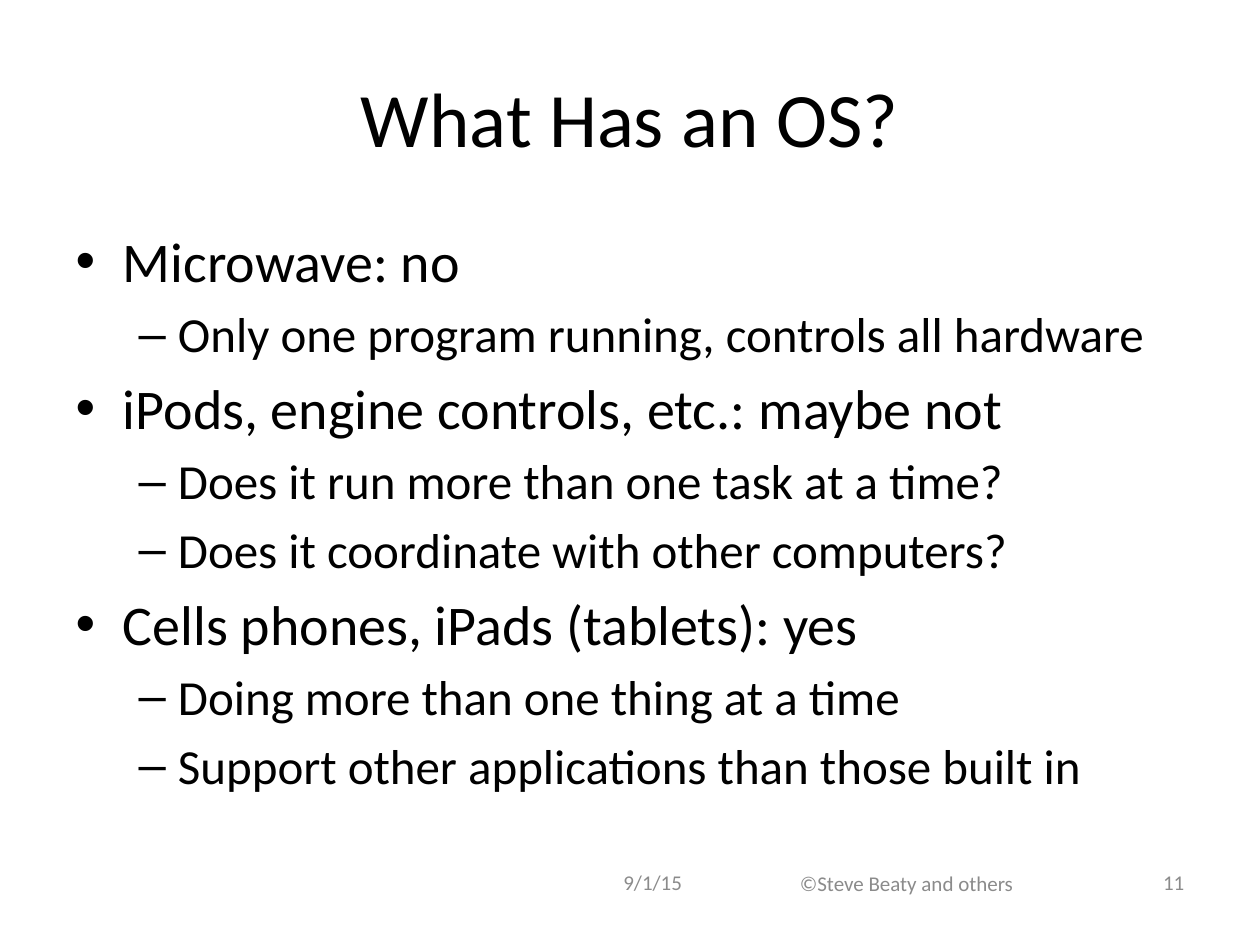
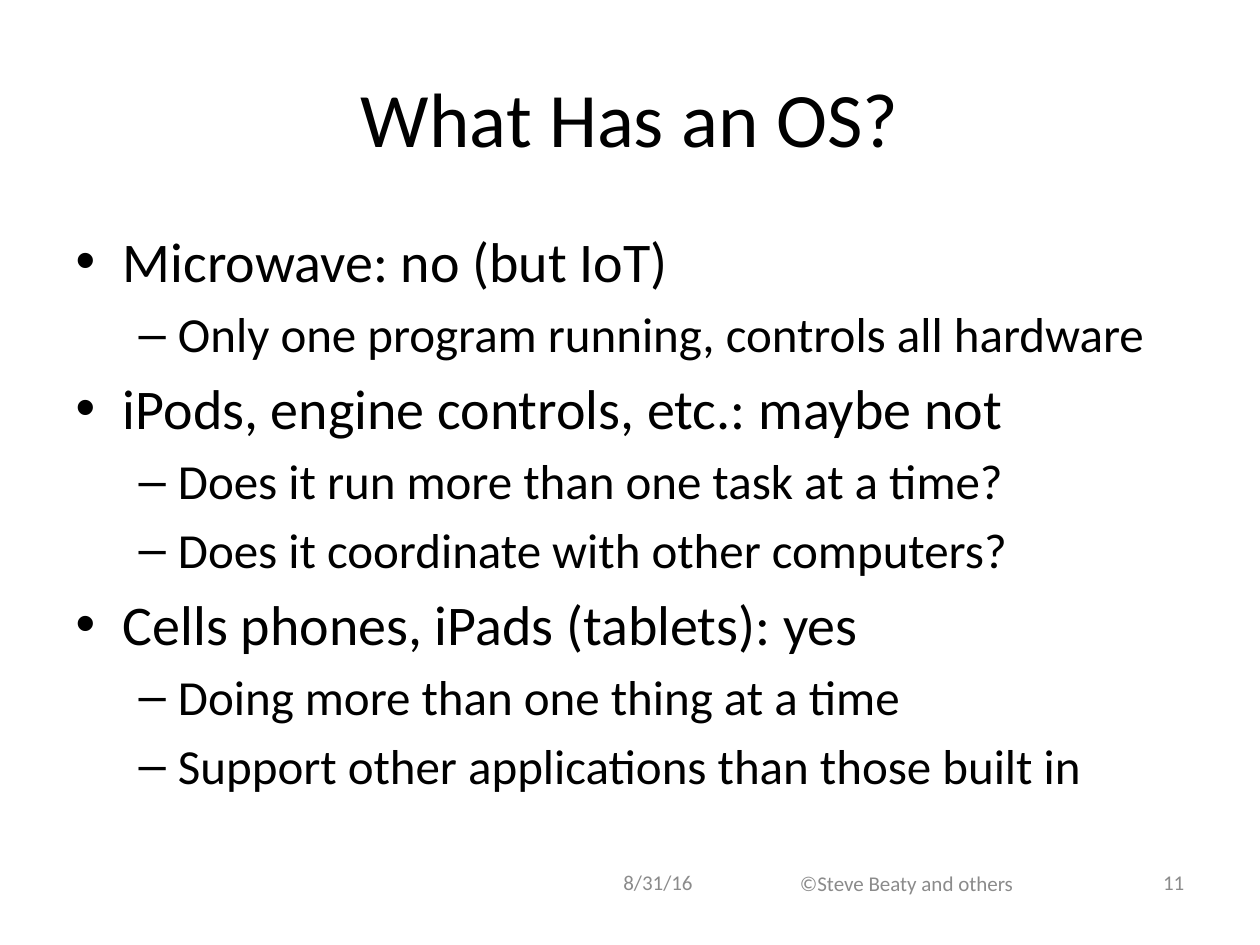
Before and after one commit to ivogeorg/cs1030, a slide deck: slide 11 of slides-steve/Chapter 05.pptx. Drawn at 1260x945 pixels with LibreOffice and Linux fonts; fonts in the diff are those of the drawing; background and template pictures are left out. Boxes give left, top, right and bottom in pixels: in the first picture for what was removed or moved away, otherwise in the second. Text is boxed around its words. In the diff, an @@ line names an element or a change of style, - is before the commit and + after.

```diff
--- a/slides-steve/Chapter 05.pptx
+++ b/slides-steve/Chapter 05.pptx
@@ text at (123,241,668,290): text changed @@
-• Microwave: no
+• Microwave: no (but IoT)
@@ text at (623,875,692,891): text changed @@
-9/1/15
+8/31/16
```
Also in this commit, not shown: 33 other slides changed, 5 other files.
